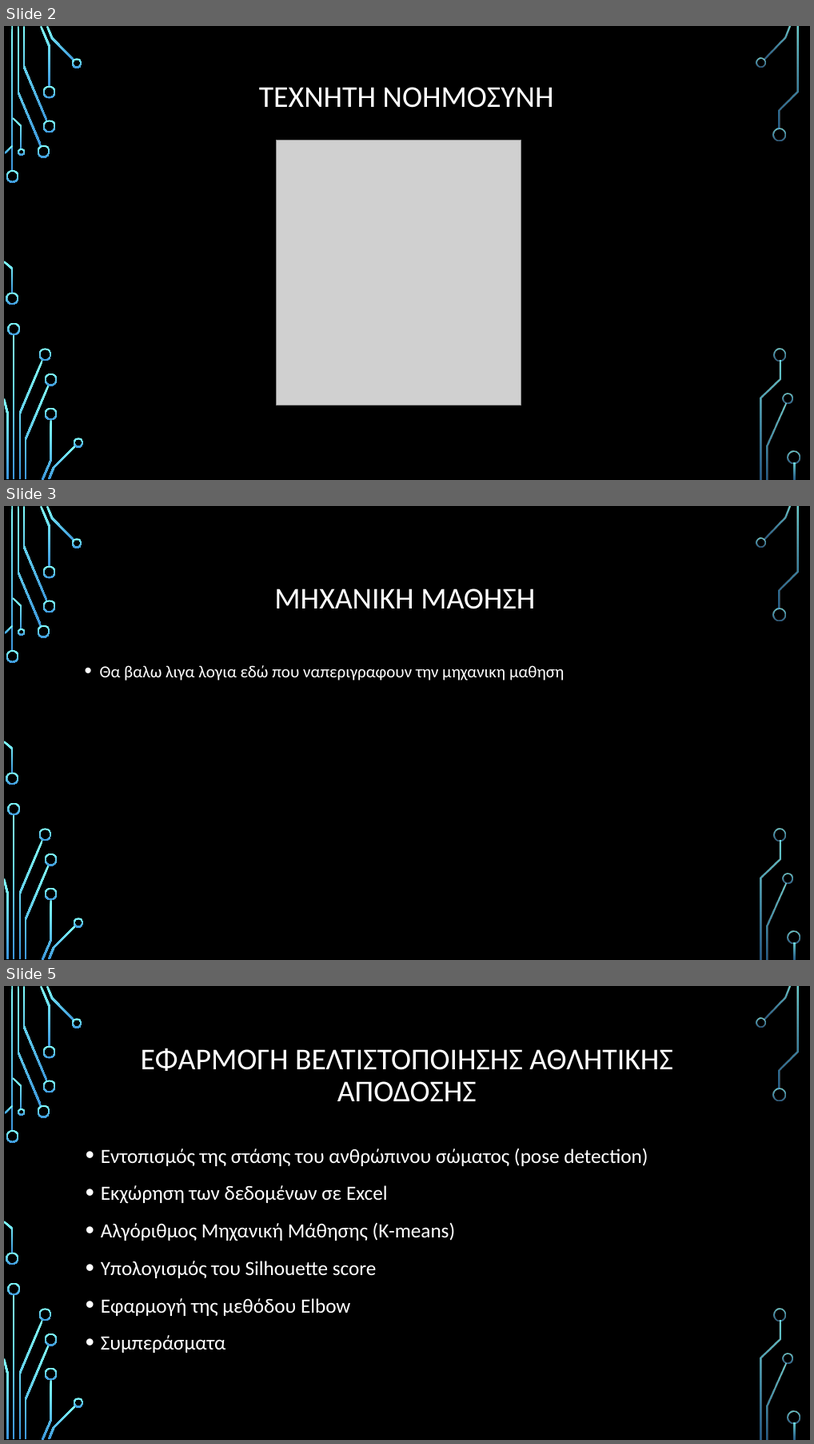
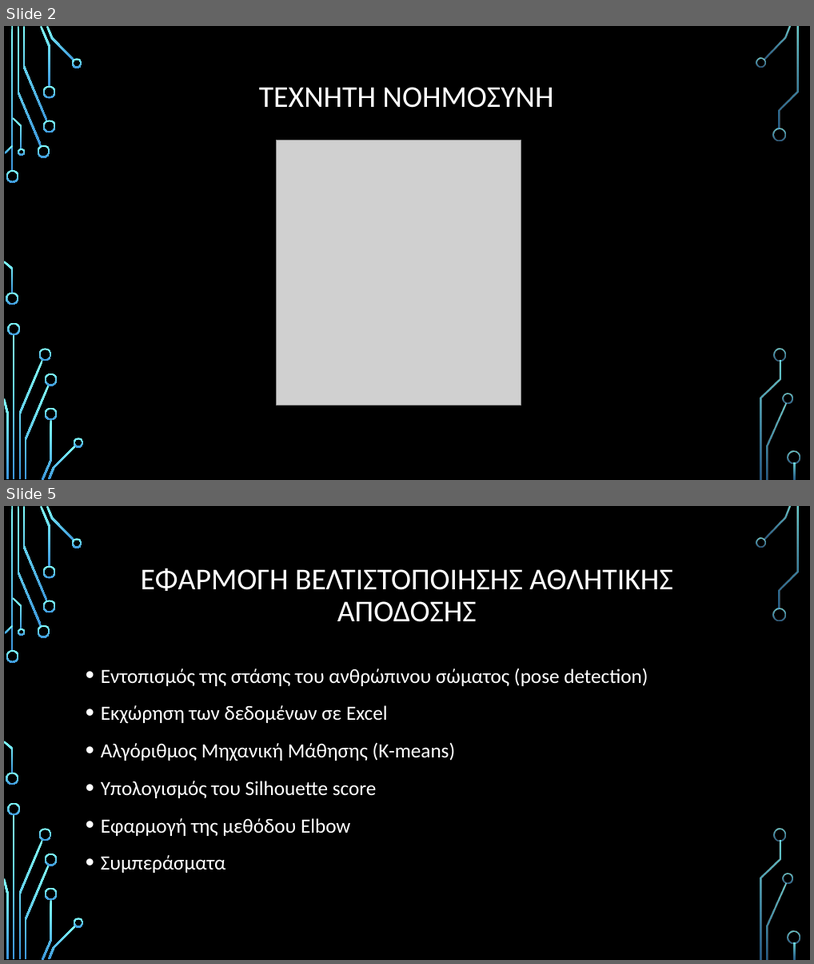
Before and after one commit to johny-kampe/Athletic-Performance-Optimization-Diploma-Thesis, a slide deck: Athletic Performance Optimization.pptx. Shown one above the other, each under a label of ours: slides 2, 3 and 5 before the commit, slides 2 and 5 after it; the slides between them are not shown. The pictures are 814x1444 and 814x964 pixels, drawn with LibreOffice and Linux fonts; fonts in the diff are those of the drawing; grey boxes stand for pictures; background and template pictures are left out. Boxes give left, top, right and bottom in pixels: in the first picture for what was removed or moved away, otherwise in the second. Text is boxed around its words. In the diff, an @@ line names an element or a change of style, - is before the commit and + after.

```diff
--- a/Athletic Performance Optimization.pptx
+++ b/Athletic Performance Optimization.pptx
@@ slide 3 removed at [4,506,810,960], background picture (left out); not listed: 36 template elements that a slide beside it also shows @@
@@ title removed at [274,588,535,609] @@
-ΜΗΧΑΝΙΚΗ ΜΑΘΗΣΗ
@@ text removed at [100,665,564,680] @@
-• Θα βαλω λιγα λογια εδώ που ναπεριγραφουν την μηχανικη μαθηση
```
Also in this commit, not shown: 3 slides changed, 6 slides added, 3 other slides removed.
